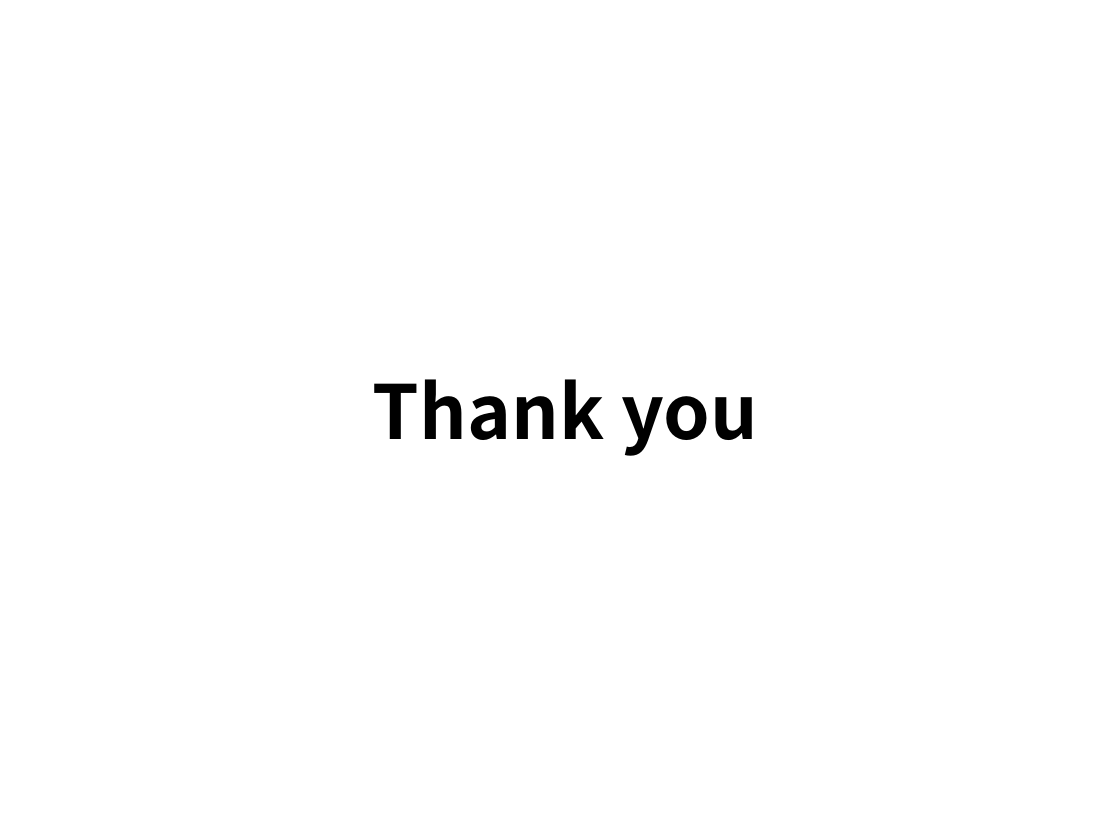
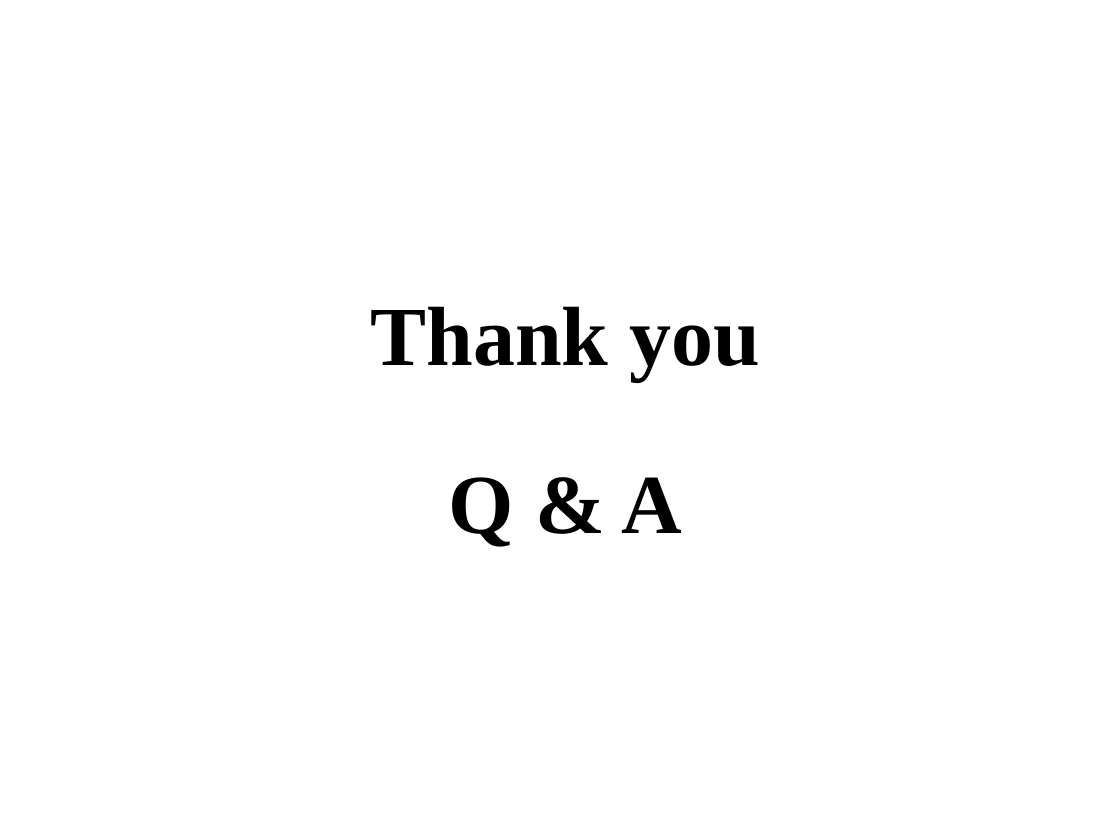
Before and after one commit to LintianShi/Research-Proposal, a slide deck: slide 14 of Symbolic_execution.pptx (slide 13 before the commit). Drawn at 1120x840 pixels with LibreOffice and Linux fonts; fonts in the diff are those of the drawing; background and template pictures are left out. Boxes give left, top, right and bottom in pixels: in the first picture for what was removed or moved away, otherwise in the second. Text is boxed around its words. In the diff, an @@ line names an element or a change of style, - is before the commit and + after.

```diff
--- a/Symbolic_execution.pptx
+++ b/Symbolic_execution.pptx
@@ text "Thank you": place and size @@
-text "Thank you" at box(373, 379, 758, 456)
+text "Thank you" at box(371, 306, 761, 547)
@@ text at box(371, 306, 761, 381): size 48 to 54 pt, font Noto Sans CJK SC to Times New Roman in "Thank you"; more space between paragraphs @@
@@ text at box(449, 477, 682, 547): paragraph added @@
+Q & A
```
Also in this commit, not shown: 1 slide added.
